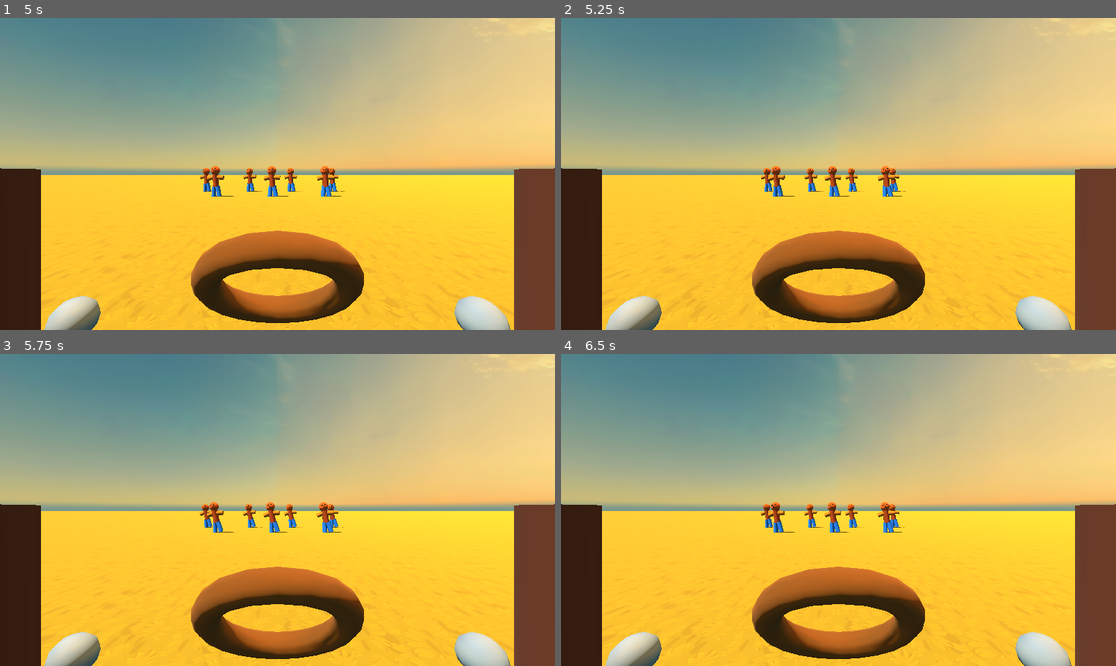
Above: before the commit, frames 1-4 (two rows, left to right).
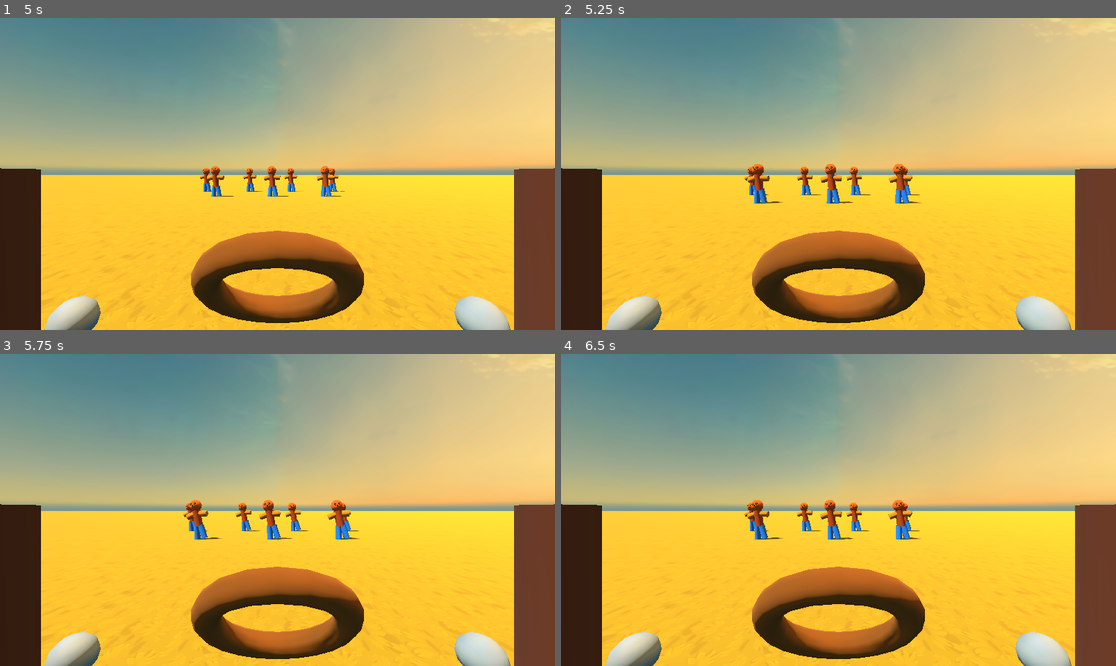
Above: after the commit, the same moments.

Repository: carterpiepenburg1/pumpkinchuckin-
Game: Godot game, scene res://Scenes/pumpkinchuckin.tscn
Two runs of this game, one before a commit and one after it. Both use one fixed random seed, a clock stepped at 60 frames per second and the inputs below.
Inputs:
- Up to frame 1 (5 s): tap Enter at 3.5 s
- Up to frame 2 (5.25 s): tap Space at 5 s
- Up to frame 3 (5.75 s): no input
- Up to frame 4 (6.5 s): no input

Frame 1 is identical in both runs. In frame 2, 1.7% of the frame differs, in the area x 33-65%, y 46-60%; in frame 3, 1.7%; in frame 4, 1.7%.

Commit message:
added basic enemy advancing

Diff:
--- a/Scenes/pumpkinchuckin.tscn
+++ b/Scenes/pumpkinchuckin.tscn
@@ -1,8 +1,9 @@
-[gd_scene load_steps=18 format=3 uid="uid://cnfyj80sfpkq3"]
+[gd_scene load_steps=19 format=3 uid="uid://cnfyj80sfpkq3"]
 
 [ext_resource type="Script" uid="uid://b0arcax67joif" path="res://Scripts/initializevr.gd" id="1_ua3oe"]
 [ext_resource type="Texture2D" uid="uid://ujlhjpujhisj" path="res://Resources/Textures/sky.png" id="2_3n5g3"]
 [ext_resource type="Script" uid="uid://blp7t2rm6f3sg" path="res://Scripts/Player/player.gd" id="2_c37g7"]
+[ext_resource type="Script" uid="uid://yripqjx66c00" path="res://Scripts/game_manager.gd" id="2_yqnnc"]
 [ext_resource type="Script" uid="uid://dnxoog51swnsj" path="res://Scripts/Player/hand.gd" id="3_gfff3"]
 [ext_resource type="PackedScene" uid="uid://3bm4j61b1rvo" path="res://Scenes/Objects/enemy.tscn" id="5_3odlv"]
 [ext_resource type="PackedScene" uid="uid://cy6tf6pp8tta6" path="res://Scenes/Objects/vine.tscn" id="5_8o4mi"]
@@ -47,6 +48,12 @@
 
 [node name="Node3D" type="Node3D"]
 script = ExtResource("1_ua3oe")
+
+[node name="GameManager" type="Node3D" parent="."]
+script = ExtResource("2_yqnnc")
+
+[node name="AdvanceTimer" type="Timer" parent="GameManager"]
+wait_time = 5.0
 
 [node name="DirectionalLight3D" type="DirectionalLight3D" parent="."]
 transform = Transform3D(0.08686353, 0.8868179, -0.45388195, -0.15191406, 0.46206695, 0.873737, 0.9845694, -0.006944829, 0.17485687, 0, 5.125532, 0)
@@ -166,6 +173,7 @@
 sides = 20
 ring_sides = 10
 
+[connection signal="timeout" from="GameManager/AdvanceTimer" to="GameManager" method="_on_advance_timer_timeout"]
 [connection signal="button_pressed" from="Player/Left" to="Player" method="_on_left_button_pressed"]
 [connection signal="button_released" from="Player/Left" to="Player" method="_on_left_button_released"]
 [connection signal="button_pressed" from="Player/Right" to="Player" method="_on_right_button_pressed"]
--- a/Scripts/enemy/enemy.gd
+++ b/Scripts/enemy/enemy.gd
@@ -2,6 +2,18 @@
 
 @onready var parent = get_parent()
 @onready var timer = $"../../Timer"
+var newPos
+
+func _ready() -> void:
+	get_tree().current_scene.get_node("GameManager").enemy_advance.connect(advance)
+
+func _process(delta: float) -> void:
+	if newPos != null:
+		parent.global_position = lerp(global_position, newPos, delta*20)
+
+func advance():
+	newPos = Vector3(global_position.x, global_position.y, global_position.z + Globals.advanceAmount)
+
 
 func _on_timer_timeout() -> void:
 	parent.visible = true
--- /dev/null
+++ b/Scripts/game_manager.gd
@@ -0,0 +1,11 @@
+extends Node3D
+
+@onready var advanceTimer = $AdvanceTimer
+
+signal enemy_advance()
+
+func _ready() -> void:
+	advanceTimer.start()
+
+func _on_advance_timer_timeout() -> void:
+	enemy_advance.emit()
--- a/Scripts/globals.gd
+++ b/Scripts/globals.gd
@@ -1,3 +1,5 @@
 extends Node
 
 var score = 0
+var advanceAmount = 3
+var roundNum = 0
Not shown, added: Scripts/game_manager.gd.uid
